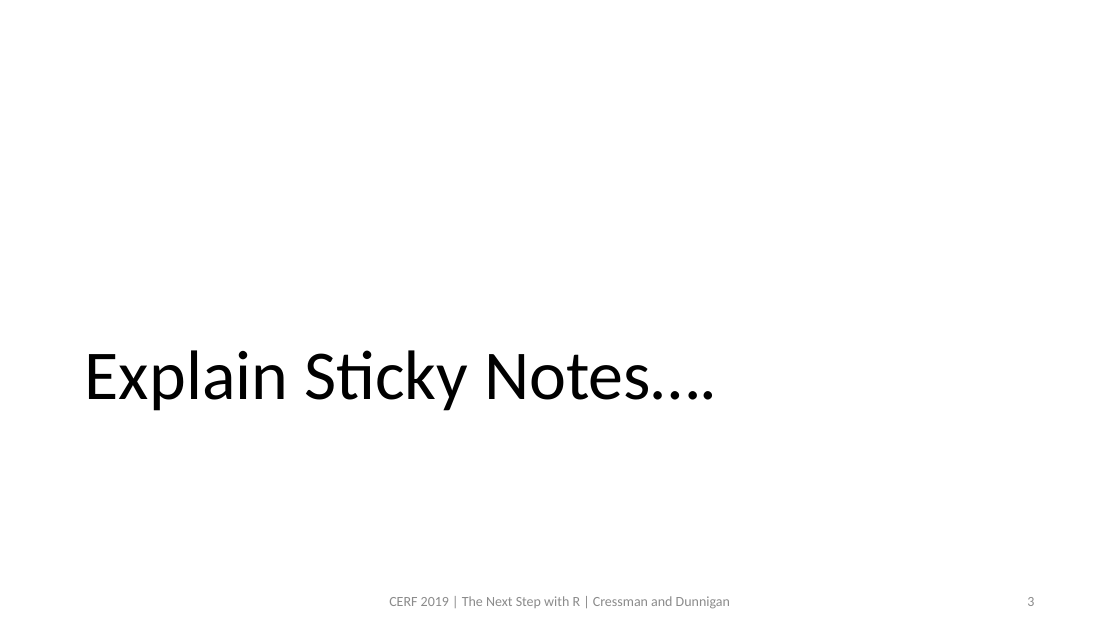
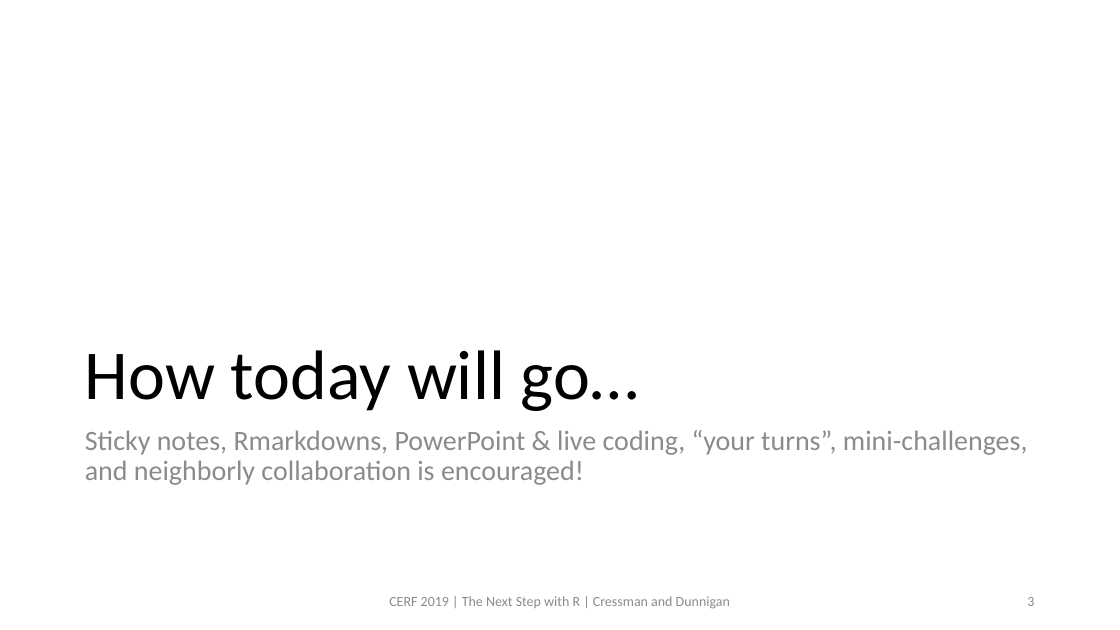
Before and after one commit to swmpkim/2019_CERF, a slide deck: slide 3 of slides/00_Introduction.pptx. Drawn at 1120x630 pixels with LibreOffice and Linux fonts; fonts in the diff are those of the drawing. Boxes give left, top, right and bottom in pixels: in the first picture for what was removed or moved away, otherwise in the second. Text is boxed around its words. In the diff, an @@ line names an element or a change of style, - is before the commit and + after.

Commit message:
updated introduction slides

```diff
--- a/slides/00_Introduction.pptx
+++ b/slides/00_Introduction.pptx
@@ title at (85,350,639,411): text changed @@
-Explain Sticky Notes….
+How today will go…
@@ text added at (85,430,1028,485), 24 pt, text #8C8C8C @@
+Sticky notes, Rmarkdowns, PowerPoint & live coding, “your turns”, mini-challenges, and neighborly collaboration is encouraged!
```
